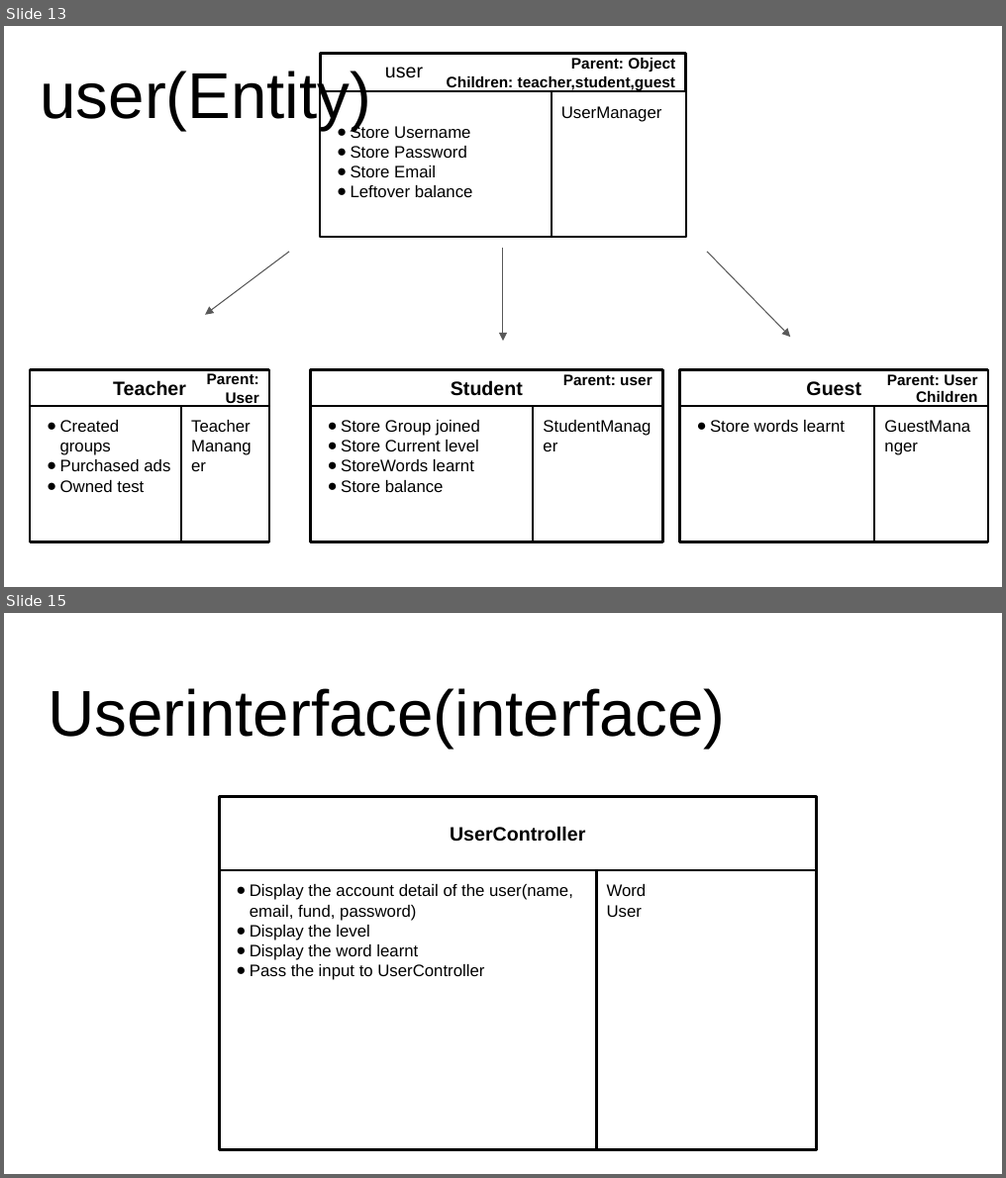
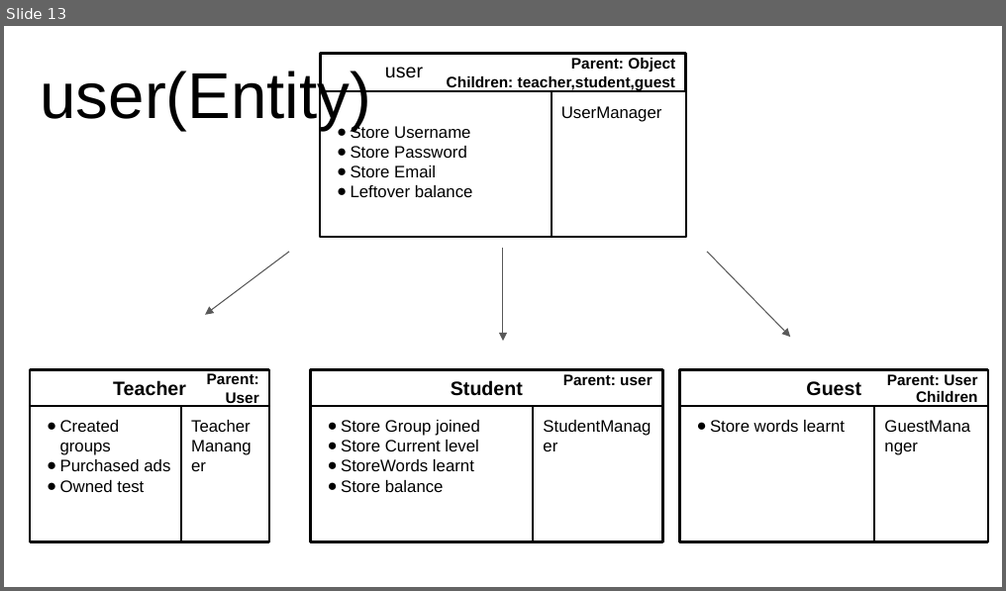
Before and after one commit to CSC207-UofT/course-project-group006, a slide deck: Project CRC Cards.pptx. Shown one above the other, each under a label of ours: slides 13 and 15 before the commit, slide 13 after it; the slides between them are not shown. The pictures are 1006x1178 and 1006x591 pixels, drawn with LibreOffice and Linux fonts; fonts in the diff are those of the drawing. Boxes give left, top, right and bottom in pixels: in the first picture for what was removed or moved away, otherwise in the second. Text is boxed around its words. In the diff, an @@ line names an element or a change of style, - is before the commit and + after.

```diff
--- a/Project CRC Cards.pptx
+++ b/Project CRC Cards.pptx
@@ slide 15 removed at <box>4,613,1002,1174</box>, background #FFFFFF @@
@@ title removed at <box>48,688,725,748</box> @@
-Userinterface(interface)
@@ group removed at <box>220,796,817,1150</box>: 4 rectangles @@
-UserController
-● Display the account detail of the user(name, email, fund, password)
-● Display the level
-● Display the word learnt
-● Pass the input to UserController
-Word
-User
```
Also in this commit, not shown: 1 slide changed, 1 slide added.
